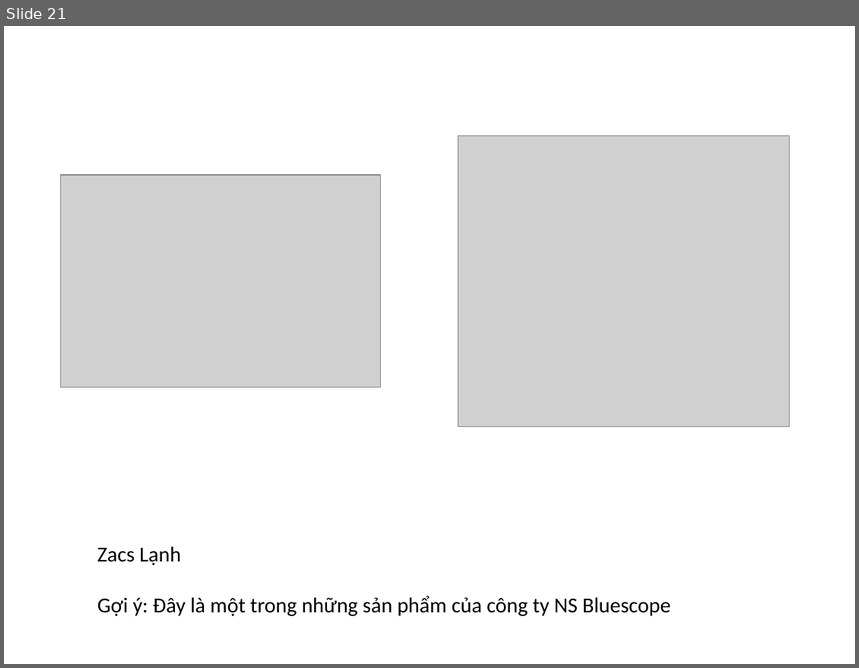
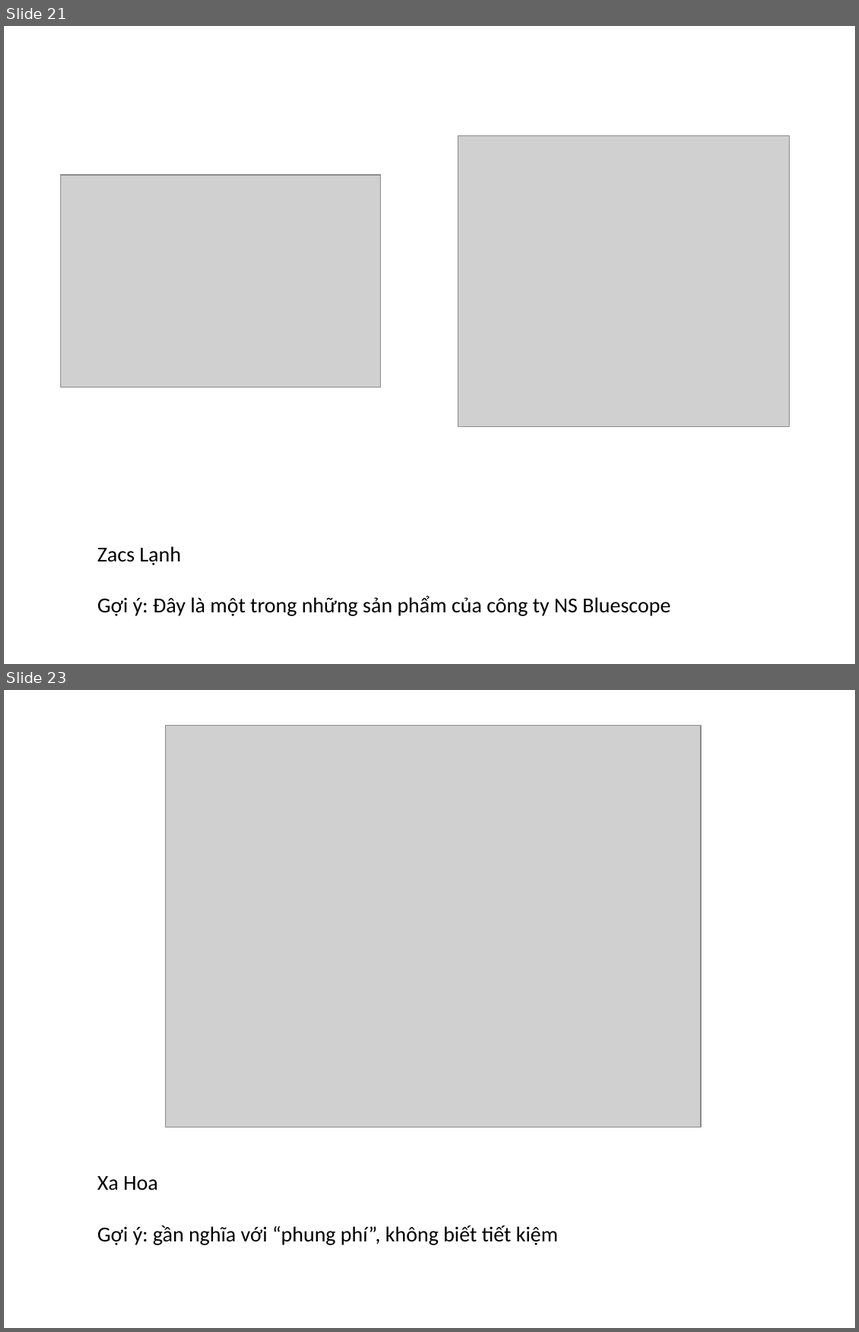
Before and after one commit to takazamy/game-turn-card, a slide deck: Requirement/Data.pptx. Shown one above the other, each under a label of ours: slide 21 before the commit, slides 21 and 23 after it; the slides between them are not shown. The pictures are 859x668 and 859x1332 pixels, drawn with LibreOffice and Linux fonts; fonts in the diff are those of the drawing; grey boxes stand for pictures. Boxes give left, top, right and bottom in pixels: in the first picture for what was removed or moved away, otherwise in the second. Text is boxed around its words. In the diff, an @@ line names an element or a change of style, - is before the commit and + after.

```diff
--- a/Requirement/Data.pptx
+++ b/Requirement/Data.pptx
@@ slide 23 added at (x1=4, y1=690, x2=855, y2=1328), background #FFFFFF @@
@@ picture added at (x1=166, y1=726, x2=701, y2=1128) @@
@@ text added at (x1=97, y1=1176, x2=558, y2=1246), 18 pt, text #000000 @@
+Xa Hoa
+Gợi ý: gần nghĩa với “phung phí”, không biết tiết kiệm
```
Also in this commit, not shown: 1 slide changed, 7 other slides added.
